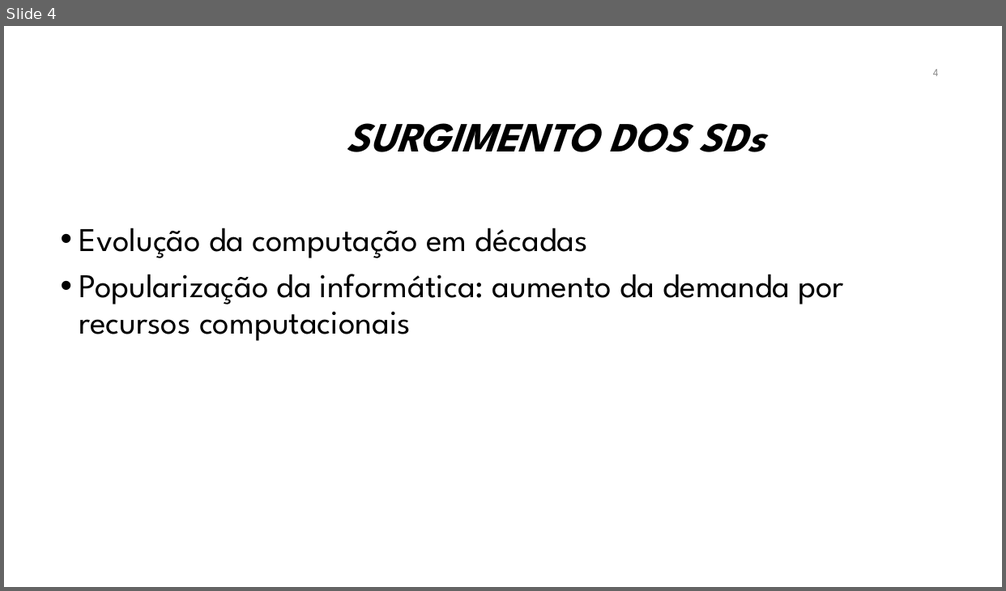
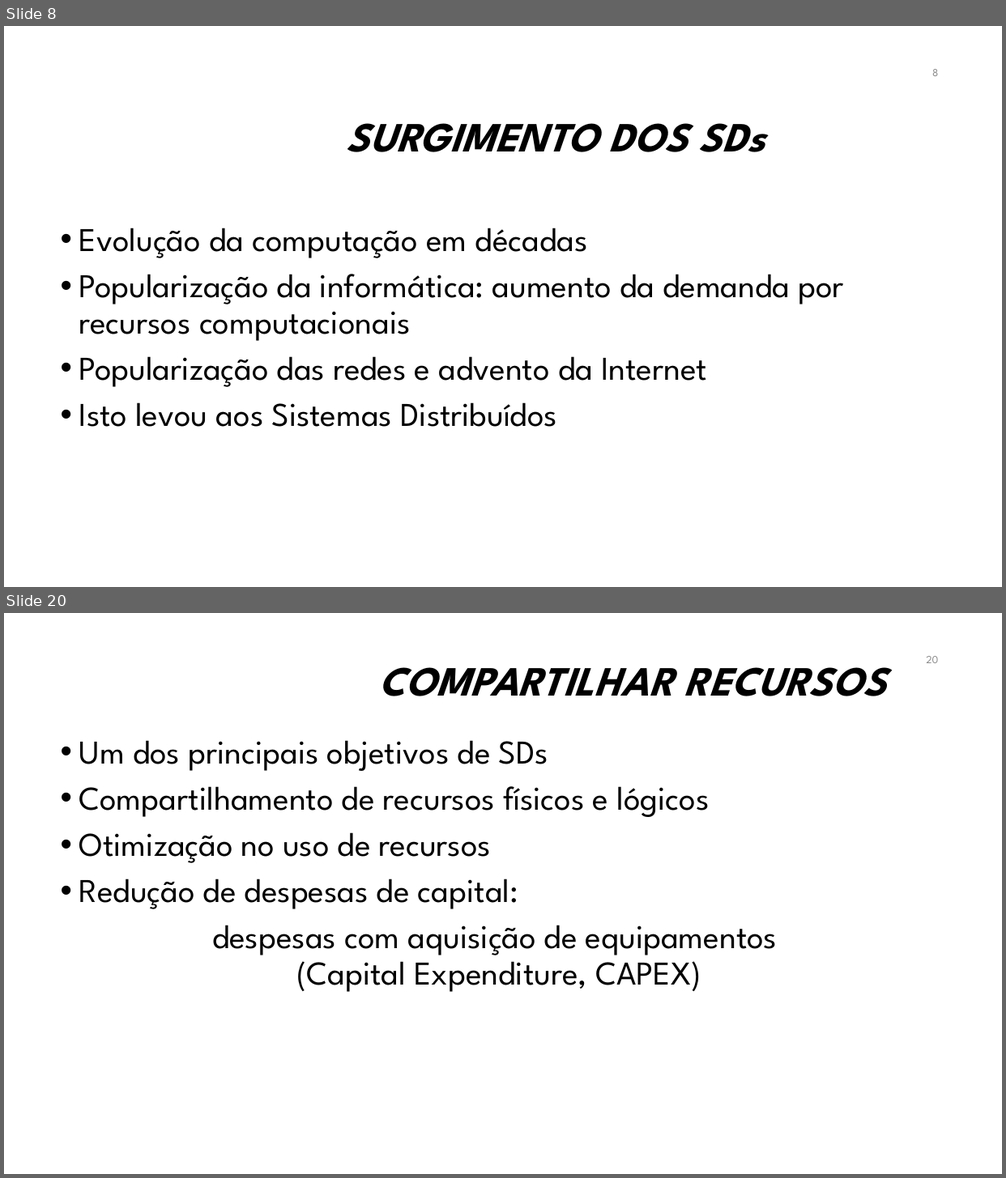
Before and after one commit to manoelcampos/sistemas-distribuidos, a slide deck: introducao-sd.pptx. Shown one above the other, each under a label of ours: slide 4 before the commit, slides 8 and 20 after it; the slides between them are not shown. The pictures are 1006x591 and 1006x1178 pixels, drawn with LibreOffice and Linux fonts; fonts in the diff are those of the drawing; background and template pictures are left out. Boxes give left, top, right and bottom in pixels: in the first picture for what was removed or moved away, otherwise in the second. Text is boxed around its words. In the diff, an @@ line names an element or a change of style, - is before the commit and + after.

```diff
--- a/introducao-sd.pptx
+++ b/introducao-sd.pptx
@@ slide 20 added at box(4, 613, 1002, 1174), background #FFFFFF @@
@@ page number added at box(926, 656, 938, 663), 10.5 pt, text #8C8C8C @@
+20
@@ title added at box(379, 667, 886, 696), 40 pt, text #000000, bold, italic @@
+COMPARTILHAR RECURSOS
@@ text added at box(79, 740, 777, 992), 32 pt, text #000000 @@
+• Um dos principais objetivos de SDs
+• Compartilhamento de recursos físicos e lógicos
+• Otimização no uso de recursos
+• Redução de despesas de capital:
+despesas com aquisição de equipamentos
+(Capital Expenditure, CAPEX)
@@ what was slide 4 is now slide 8 @@
@@ slide 8 changed as well @@
@@ page number at box(932, 69, 938, 76): text changed @@
-4
+8
@@ text at box(79, 356, 707, 427): paragraphs added @@
+• Popularização das redes e advento da Internet
+• Isto levou aos Sistemas Distribuídos
```
Also in this commit, not shown: 1 other slide changed, 21 other slides added, 1 slide removed, 3 other files.
